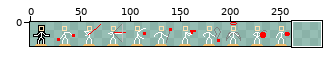
File history of a sprite sheet, srtribtrials/data/pl.gif. The picture above shows the old version from afar; the outline marks the close-up.
Close-up. Before the commit:
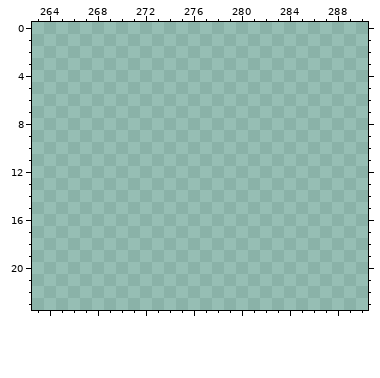
The file is 360x24 pixels. Shown: x 263..290, y 0..23. The wide view leaves out empty margins.
The same view after the edit:
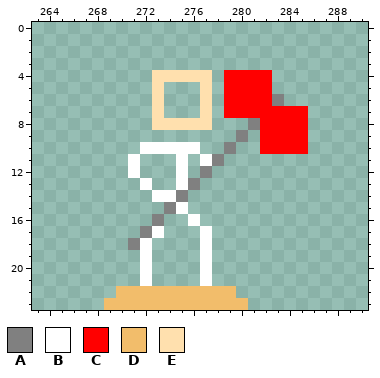
Palette (. is transparent): A #808080  B #ffffff  C #ff0000  D #f2bd6b  E #ffe0ae
From old to new:
Colour A now appears in row 6 at x 283; in row 8 at x 281; in row 9 at x 280; in row 10 at x 279; in row 11 at x 278; in row 12 at x 277.
Colour A now appears in row 13 at x 276; in row 14 at x 275; in row 15 at x 274; in row 16 at x 273; in row 17 at x 272; in row 18 at x 271.
Colour B now appears in row 10 at x 272 to 276; in row 11 at x 271, 275 and 277; in row 12 at x 271 and 275; in row 13 at x 272 and 275; in row 14 at x 273 to 274; in row 15 at x 275.
Colour B now appears in row 16 at x 276; in row 17 at x 273 and 277; in rows 18 to 21 at x 272 and 277.
Colour C now appears in rows 4 to 6 at x 279 to 282; in row 7 at x 279 to 285; in rows 8 to 10 at x 282 to 285.
Colour D now appears in row 22 at x 270 to 279; in row 23 at x 269 to 280.
Colour E now appears in row 4 at x 273 to 277; in rows 5 to 7 at x 273 and 277; in row 8 at x 273 to 277.
Pixel boxes of the changes (left, top, right, bottom) in both close-ups:
added: (104, 70, 308, 310)
